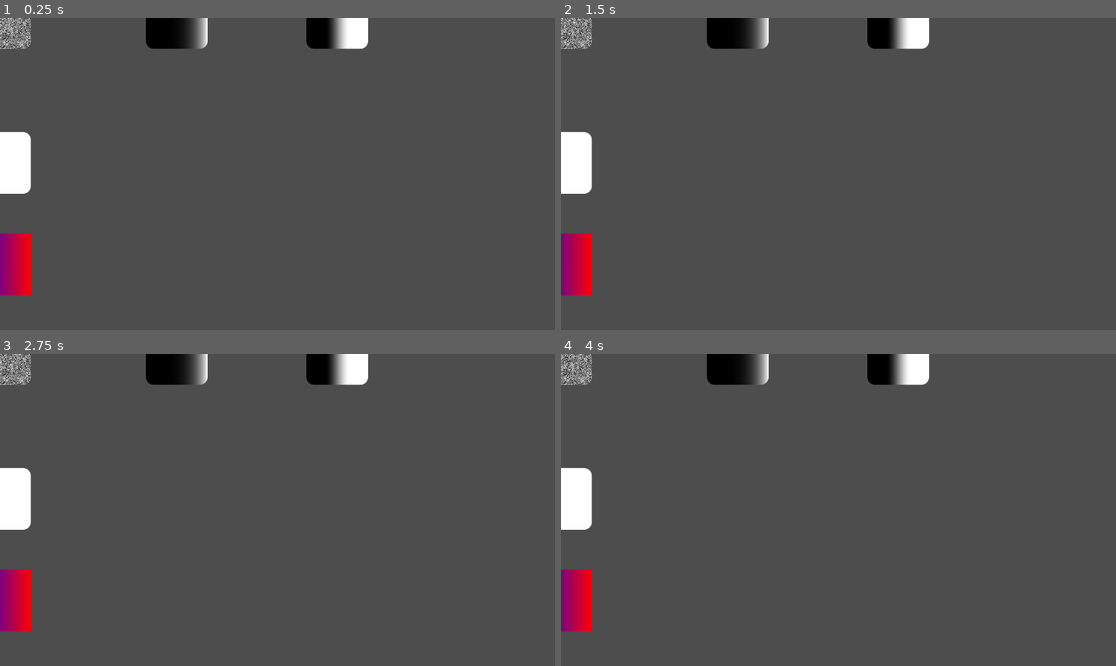
Above: before the commit, frames 1-4 (two rows, left to right).
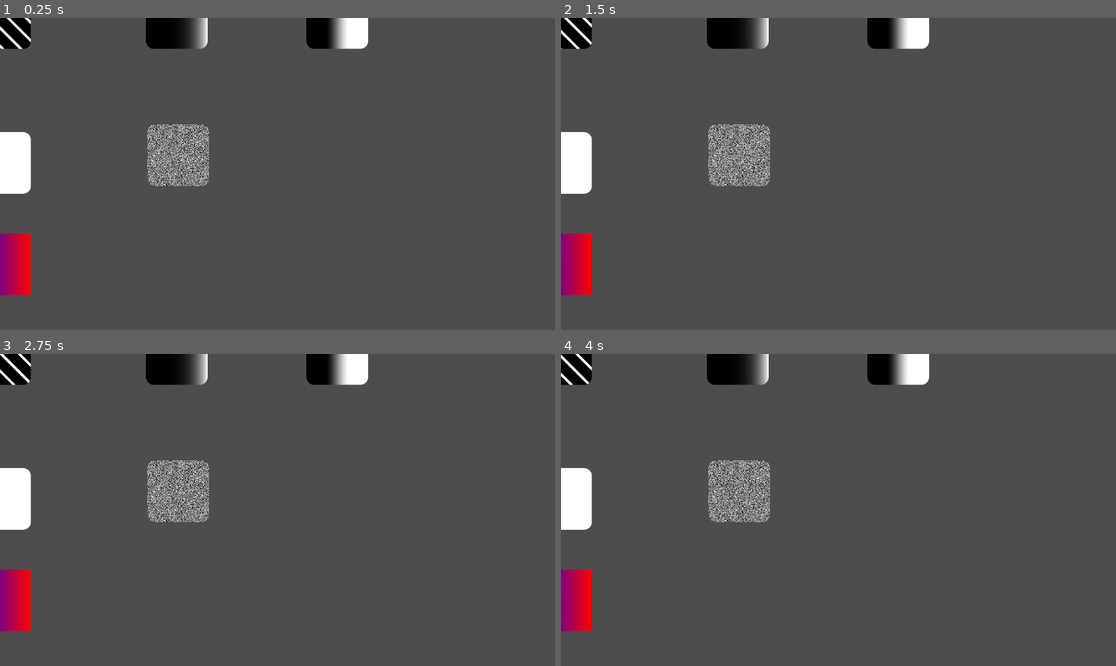
Above: after the commit, the same moments.

Repository: AtomicAntt/DemosVFX
Game: Godot game, scene res://main_2d.tscn
Two runs of this game, one before a commit and one after it. Both use one fixed random seed, a clock stepped at 60 frames per second and the inputs below. This scene is started directly instead of the project's main scene. The engine's default icon, where the game draws it, is replaced by a stand-in: a white triangle on a blue panel in a dark square.
Inputs:
- Up to frame 1 (0.25 s): no input
- Up to frame 2 (1.5 s): no input
- Up to frame 3 (2.75 s): no input
- Up to frame 4 (4 s): no input

The runs differ from the first frame. In frame 1, 2.2% of the frame differs, in the area x 0-38%, y 0-54%; in frame 2, 2.2%; in frame 3, 2.2%; in frame 4, 2.2%.

Commit message:
Couple more 2D shaders added in

Diff:
--- a/Shaders/2D/checkers.gdshader
+++ b/Shaders/2D/checkers.gdshader
@@ -8,7 +8,7 @@
 	transform += pan_direction * TIME;
 	float color_value = step(1.0, mod(transform.y, 2.0));
 	color_value += 1.0-step(1.0, mod(transform.x, 2.0));
-	color_value = mod(color_value, 2.0); // Well, if it's both even, so value is 2.0 from the two above operations, it's 0.0 instead.
+	color_value = mod(color_value, 2.0); // Well, if it's both even, value is 2.0 from the two above operations, it's 0.0 instead.
 
 	COLOR = vec4(vec3(color_value), 1.0);
 }
--- /dev/null
+++ b/Shaders/2D/circles_fade_in.gdshader
@@ -0,0 +1,23 @@
+shader_type canvas_item;
+
+uniform float blur : hint_range(0.0, 0.2) = 0.01;
+uniform float tiles : hint_range(0.0, 15.0) = 5.0;
+uniform float from_radius : hint_range(0.0, 0.8) = 0.2;
+uniform float to_radius : hint_range(0.0, 0.8) = 0.8;
+uniform float speed: hint_range(0.0, 3.0) = 2.0;
+
+float circle(vec2 uv, float rad){
+	float d = length(uv - vec2(0.5));
+	float value = smoothstep(rad - blur, rad + blur, d);
+	return value;
+}
+
+void fragment() {
+	float radius = mix(from_radius, to_radius, (sin(TIME * speed) + 1.0)/2.0);
+
+	vec2 zoom = UV * tiles;
+	zoom.x -= step(1.0, mod(zoom.y, 2.0)) * 0.5;
+	vec2 transform = fract(zoom);
+	float value = circle(transform, radius);
+	COLOR = vec4(vec3(value), 1.0);
+}
--- /dev/null
+++ b/Shaders/2D/diagonal_lines.gdshader
@@ -0,0 +1,31 @@
+shader_type canvas_item;
+
+uniform float line_width : hint_range(0.0, 0.4) = 0.2;
+uniform float line_count : hint_range(0.0, 15.0) = 6.0;
+uniform float blur : hint_range(0.0, 0.1) = 0.01;
+uniform float speed: hint_range(0.0, 3.0) = 0.3;
+
+vec2 rotate_2d(vec2 uv, vec2 pivot, float angle){
+	mat2 rotation = mat2(vec2(cos(angle), -sin(angle)),
+					vec2(sin(angle), cos(angle)));
+	uv -= pivot;
+	uv *= rotation;
+	uv += pivot;
+	return uv;
+}
+
+float line(vec2 uv, float scale){
+	vec2 size = vec2(0.5) - scale * 0.5;
+	vec2 result = smoothstep(size-blur, size+blur, uv);
+	result *= smoothstep(size-blur, size+blur, 1.0 - uv);
+	return result.x;
+}
+
+void fragment() {
+	vec2 transform = rotate_2d(UV, vec2(0.5), (45.0/180.0) * PI);
+	transform += vec2(-1.0, 1.0) * TIME * speed;
+	transform = fract(vec2(transform.x * line_count, UV.y));
+	//transform += vec2(0.1, 0.1) * TIME;
+	//COLOR.rgb = vec3(transform.x, transform.y, 0.0);
+	COLOR.rgb = vec3(line(transform, line_width));
+}
--- /dev/null
+++ b/Shaders/2D/static_texture.gdshader
@@ -0,0 +1,21 @@
+shader_type canvas_item;
+
+uniform sampler2D texture_used;
+
+float random (vec2 uv) {
+	return fract(sin(dot(uv.xy, vec2(12.9898, 78.232))) * 43758.543123);
+}
+
+float check_texture(vec2 uv, float seed){
+	vec4 tex = texture(texture_used, uv);
+	if (tex.x > 0.0){
+		return -random(uv) + random(uv * seed);
+	}
+	return 0.0;
+}
+
+void fragment() {
+	float value = random(UV);
+	value += check_texture(UV, float(int(TIME*5.0)));
+	COLOR = vec4(vec3(value), 1.0);
+}
--- a/main_2d.tscn
+++ b/main_2d.tscn
@@ -17,14 +17,16 @@
 [ext_resource type="Shader" uid="uid://d0s5hs8kidfbo" path="res://Shaders/2D/circle.gdshader" id="3_q6avo"]
 [ext_resource type="Shader" uid="uid://ivmxrrktaw8w" path="res://Shaders/2D/square.gdshader" id="3_sxeyp"]
 [ext_resource type="Shader" uid="uid://bir48uoim7j4o" path="res://Shaders/2D/half_smoothstep.gdshader" id="3_t7h21"]
-[ext_resource type="Shader" uid="uid://ba1eth11nfvm5" path="res://cross_scale.gdshader" id="3_twkok"]
+[ext_resource type="Shader" uid="uid://ba1eth11nfvm5" path="res://Shaders/2D/cross_scale.gdshader" id="3_twkok"]
 [ext_resource type="Shader" uid="uid://clmdb1j2gip3" path="res://Shaders/2D/square_fract.gdshader" id="3_w0t24"]
 [ext_resource type="Shader" uid="uid://1xrp0kb0gs1k" path="res://Shaders/2D/rectangle.gdshader" id="3_yhyqj"]
+[ext_resource type="Shader" uid="uid://clpb61wd3vt3d" path="res://Shaders/2D/diagonal_lines.gdshader" id="19_jq4el"]
+[ext_resource type="Shader" uid="uid://vpt68fa1kwk7" path="res://Shaders/2D/circles_fade_in.gdshader" id="21_kwd53"]
 
 [sub_resource type="ShaderMaterial" id="ShaderMaterial_jmyjl"]
 shader = ExtResource("1_4l5f2")
 shader_parameter/fade = 0.45000000670554
-shader_parameter/blur = 0.01999999955296
+shader_parameter/blur = 0.0499999988824
 
 [sub_resource type="ShaderMaterial" id="ShaderMaterial_jq4el"]
 shader = ExtResource("3_gedy8")
@@ -35,7 +37,7 @@
 
 [sub_resource type="ShaderMaterial" id="ShaderMaterial_kwd53"]
 shader = ExtResource("3_8c7tm")
-shader_parameter/fade_progress = 0.0
+shader_parameter/fade_progress = 0.50000002375
 
 [sub_resource type="ShaderMaterial" id="ShaderMaterial_gedy8"]
 shader = ExtResource("3_ahvsh")
@@ -44,7 +46,7 @@
 
 [sub_resource type="ShaderMaterial" id="ShaderMaterial_8c7tm"]
 shader = ExtResource("3_7arjl")
-shader_parameter/brick_width = 0.01
+shader_parameter/brick_width = 0.05
 shader_parameter/brick_rows = 4.0
 
 [sub_resource type="ShaderMaterial" id="ShaderMaterial_ahvsh"]
@@ -108,11 +110,26 @@
 [sub_resource type="ShaderMaterial" id="ShaderMaterial_ofc6w"]
 shader = ExtResource("3_1hbw6")
 
+[sub_resource type="ShaderMaterial" id="ShaderMaterial_ingrd"]
+shader = ExtResource("19_jq4el")
+shader_parameter/line_width = 0.2
+shader_parameter/line_count = 4.822000229045
+shader_parameter/blur = 0.01
+shader_parameter/speed = 0.3
+
 [sub_resource type="ShaderMaterial" id="ShaderMaterial_t7h21"]
 shader = ExtResource("3_jmyjl")
 
 [sub_resource type="ShaderMaterial" id="ShaderMaterial_1hbw6"]
 shader = ExtResource("3_8hhxv")
+
+[sub_resource type="ShaderMaterial" id="ShaderMaterial_bnpno"]
+shader = ExtResource("21_kwd53")
+shader_parameter/blur = 0.01
+shader_parameter/tiles = 5.0
+shader_parameter/from_radius = 0.0
+shader_parameter/to_radius = 0.8
+shader_parameter/speed = 2.0
 
 [node name="Main2D" type="Node2D" unique_id=1577266972]
 metadata/Interesting = false
@@ -122,8 +139,9 @@
 position = Vector2(-321, 0)
 texture = ExtResource("2_8hhxv")
 
-[node name="RandomMove" type="Sprite2D" parent="." unique_id=1040170356]
+[node name="RandomMove2" type="Sprite2D" parent="." unique_id=1800024626]
 material = SubResource("ShaderMaterial_jq4el")
+position = Vector2(370, 285)
 rotation = 0.00017340037
 texture = ExtResource("2_8hhxv")
 
@@ -217,6 +235,10 @@
 rotation = 0.00017340037
 texture = ExtResource("2_8hhxv")
 
+[node name="DiagonalLines" type="Sprite2D" parent="." unique_id=1916494671]
+material = SubResource("ShaderMaterial_ingrd")
+texture = ExtResource("2_8hhxv")
+
 [node name="ExponentialGradient" type="Sprite2D" parent="." unique_id=207243813]
 material = SubResource("ShaderMaterial_t7h21")
 position = Vector2(367, 0)
@@ -228,3 +250,9 @@
 position = Vector2(0, -300)
 rotation = 0.00017340037
 texture = ExtResource("2_8hhxv")
+
+[node name="CirclesFadeIn" type="Sprite2D" parent="." unique_id=846539808]
+material = SubResource("ShaderMaterial_bnpno")
+position = Vector2(-296, -563)
+rotation = 0.00017340037
+texture = ExtResource("2_8hhxv")
Not shown, added: Shaders/2D/circles_fade_in.gdshader.uid
Renamed: cross_scale.gdshader -> Shaders/2D/cross_scale.gdshader
Renamed: cross_scale.gdshader.uid -> Shaders/2D/cross_scale.gdshader.uid
Not shown, added: Shaders/2D/diagonal_lines.gdshader.uid
Not shown, added: Shaders/2D/static_texture.gdshader.uid
